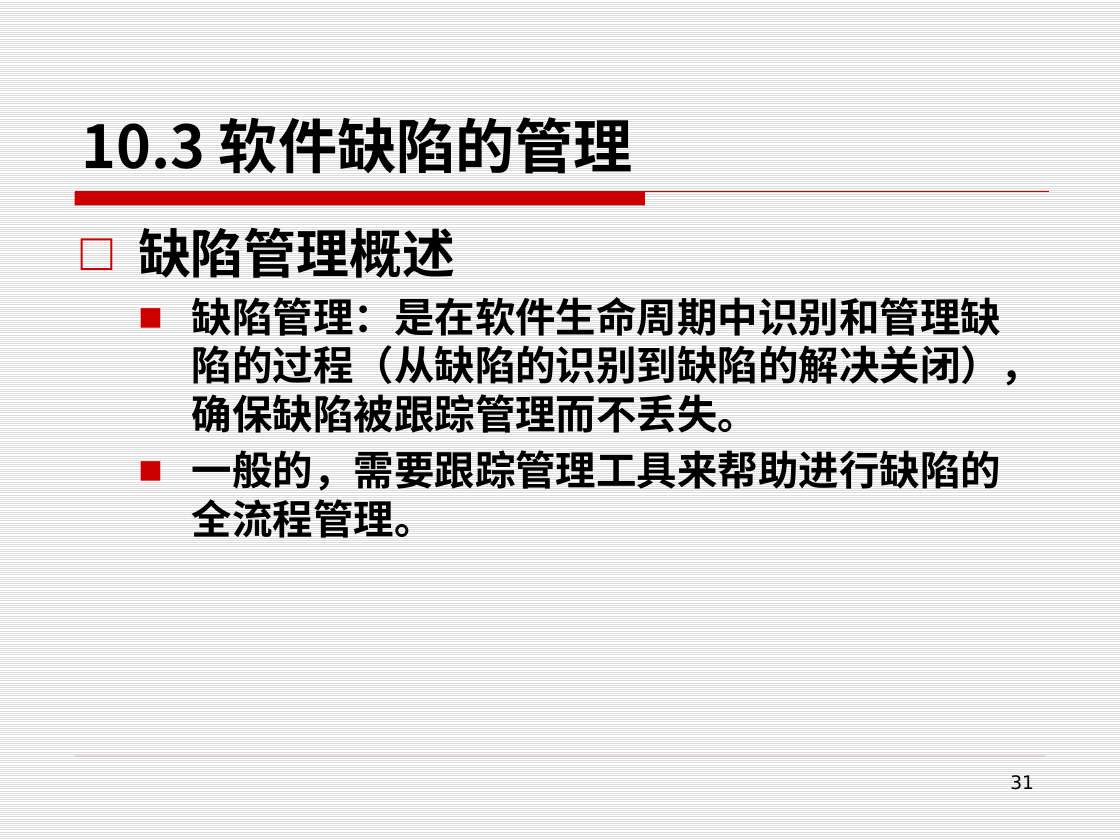
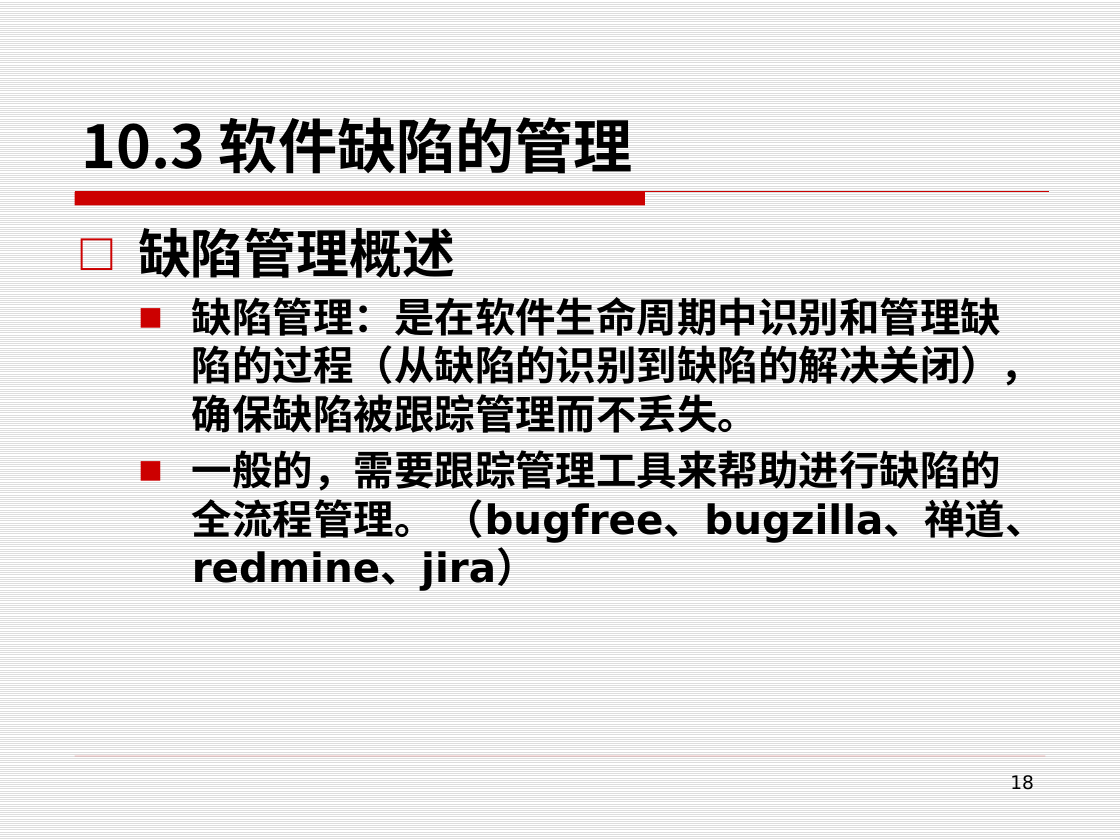
Before and after one commit to edu2act/course-foundation-software-tesing, a slide deck: slide 18 of PPT/第三部分 软件测试应用/10.3 测试过程管理.pptx (slide 31 before the commit). Drawn at 1120x840 pixels with LibreOffice and Linux fonts; fonts in the diff are those of the drawing. Boxes give left, top, right and bottom in pixels: in the first picture for what was removed or moved away, otherwise in the second. Text is boxed around its words. In the diff, an @@ line names an element or a change of style, - is before the commit and + after.

```diff
--- a/PPT/第三部分 软件测试应用/10.3 测试过程管理.pptx
+++ b/PPT/第三部分 软件测试应用/10.3 测试过程管理.pptx
@@ text at (192, 450, 1046, 591): text changed @@
-  ■ 一般的，需要跟踪管理工具来帮助进行缺陷的全流程管理。
+  ■ 一般的，需要跟踪管理工具来帮助进行缺陷的全流程管理。 （bugfree、bugzilla、禅道、redmine、jira）
@@ page number at (1010, 775, 1034, 789): text changed @@
-31
+18
```
Also in this commit, not shown: 4 other slides changed, 13 slides removed, 18 other files.
